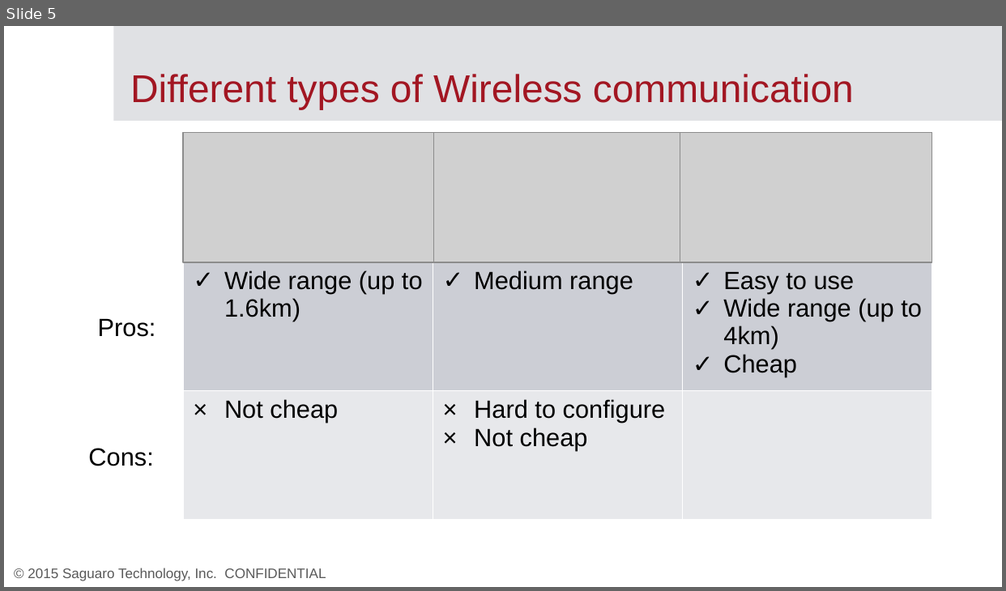
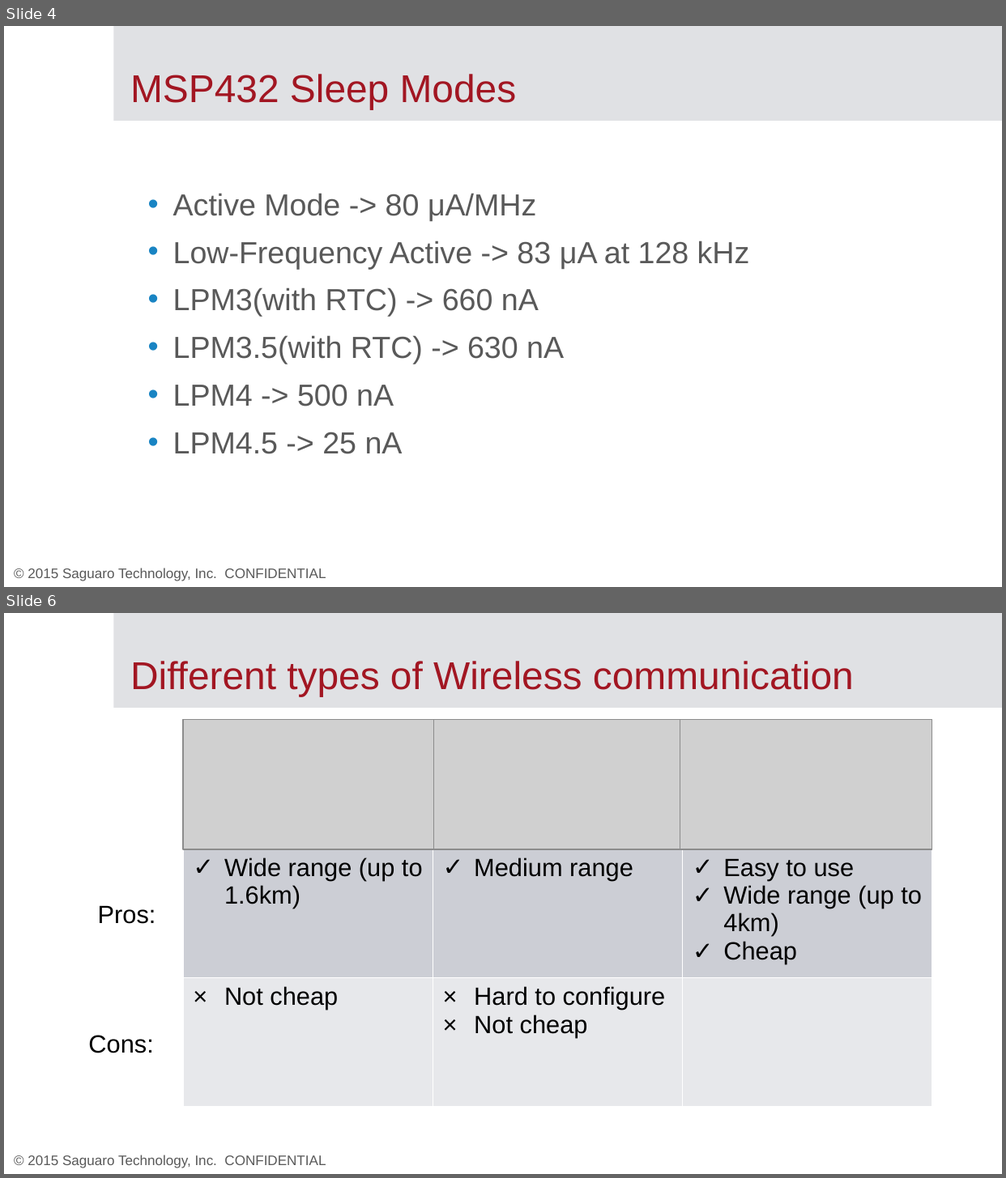
Before and after one commit to mememihnea/LicentaCod, a slide deck: Documentatie/Template.pptx. Shown one above the other, each under a label of ours: slide 5 before the commit, slides 4 and 6 after it; the slides between them are not shown. The pictures are 1006x591 and 1006x1178 pixels, drawn with LibreOffice and Linux fonts; fonts in the diff are those of the drawing; grey boxes stand for pictures; background and template pictures are left out. Boxes give left, top, right and bottom in pixels: in the first picture for what was removed or moved away, otherwise in the second. Text is boxed around its words. In the diff, an @@ line names an element or a change of style, - is before the commit and + after.

```diff
--- a/Documentatie/Template.pptx
+++ b/Documentatie/Template.pptx
@@ slide 4 added at (x1=4, y1=26, x2=1002, y2=587), background #FFFFFF; not listed: 2 template elements that a slide beside it also shows @@
@@ title added at (x1=130, y1=74, x2=517, y2=109), 28 pt, text #A21622 @@
+MSP432 Sleep Modes
@@ text added at (x1=173, y1=193, x2=750, y2=454), 22 pt, text #595959 @@
+• Active Mode -> 80 μA/MHz
+• Low-Frequency Active -> 83 μA at 128 kHz
+• LPM3(with RTC) -> 660 nA
+• LPM3.5(with RTC) -> 630 nA
+• LPM4 -> 500 nA
+• LPM4.5 -> 25 nA
@@ what was slide 5 is now slide 6 @@
```
Also in this commit, not shown: 5 slides changed, 2 other slides added, 1 slide removed.
